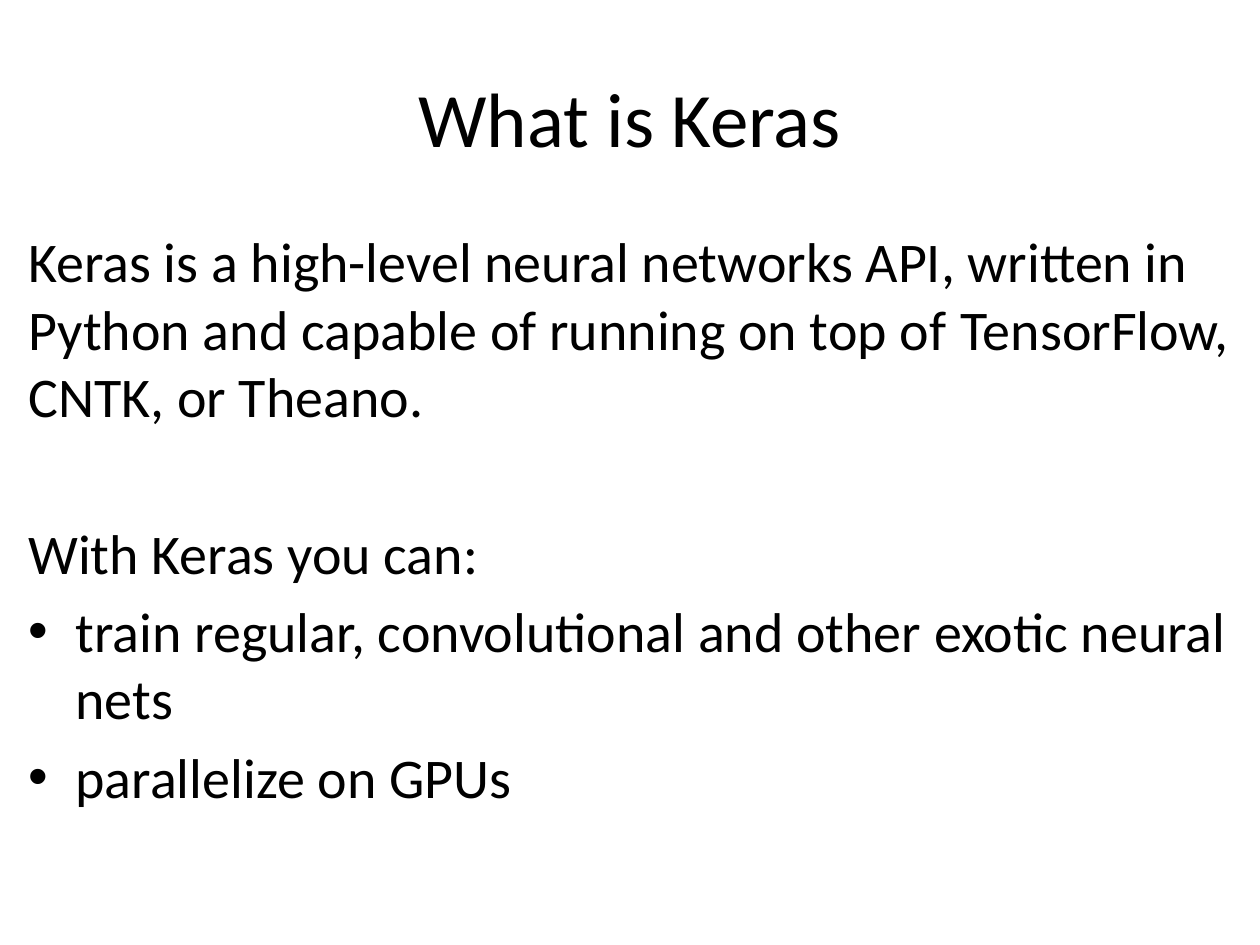
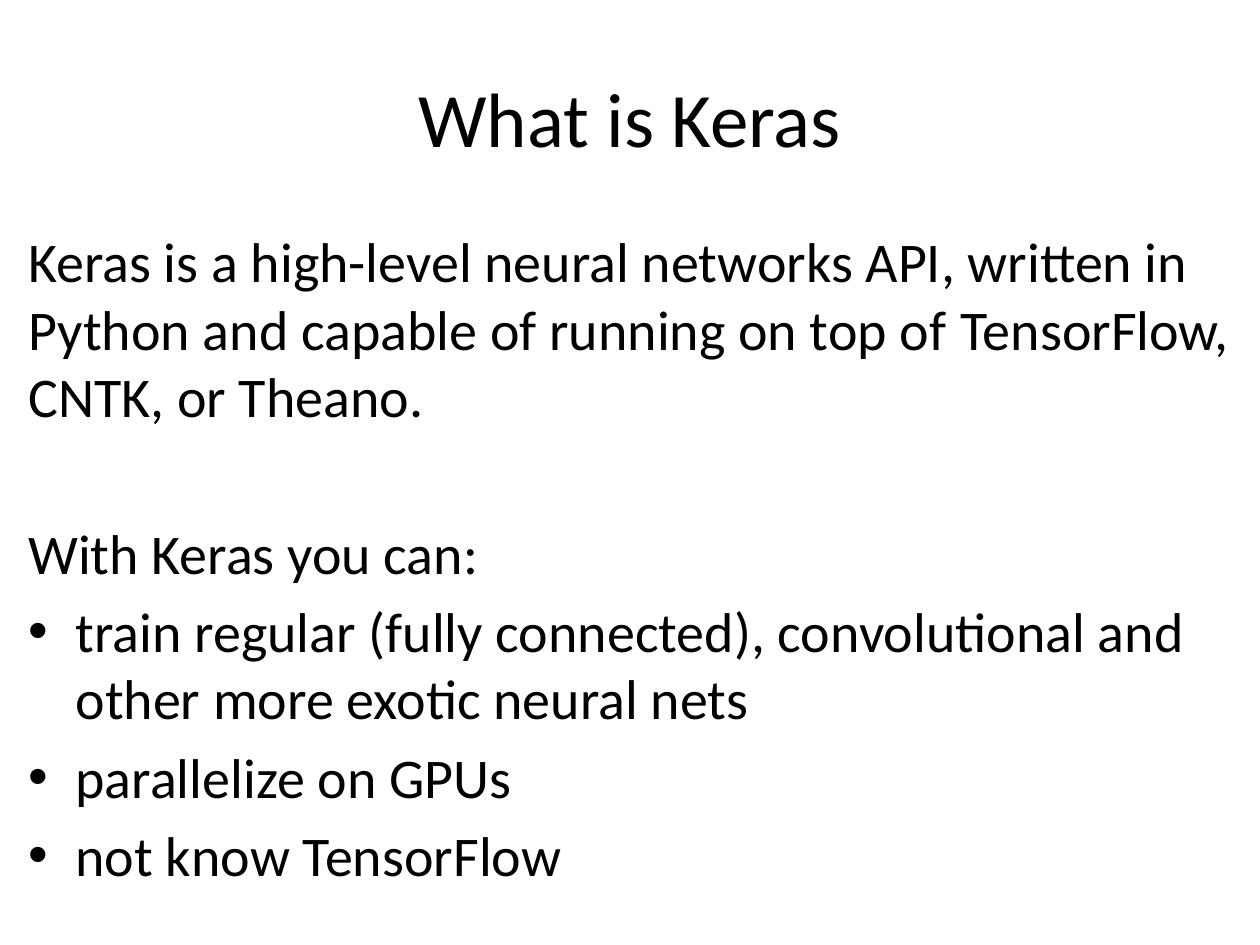
Before and after one commit to pyastropd/2018-03-27, a slide deck: slide 3 of pyastropd.pptx. Drawn at 1260x945 pixels with LibreOffice and Linux fonts; fonts in the diff are those of the drawing. Boxes give left, top, right and bottom in pixels: in the first picture for what was removed or moved away, otherwise in the second. Text is boxed around its words. In the diff, an @@ line names an element or a change of style, - is before the commit and + after.

```diff
--- a/pyastropd.pptx
+++ b/pyastropd.pptx
@@ text at box(76, 611, 1184, 720): text changed @@
-• train regular, convolutional and other exotic neural nets
+• train regular (fully connected), convolutional and other more exotic neural nets
@@ text at box(76, 837, 561, 877): paragraph added @@
+• not know TensorFlow
```
Also in this commit, not shown: 1 other slide changed, 2 slides added.
